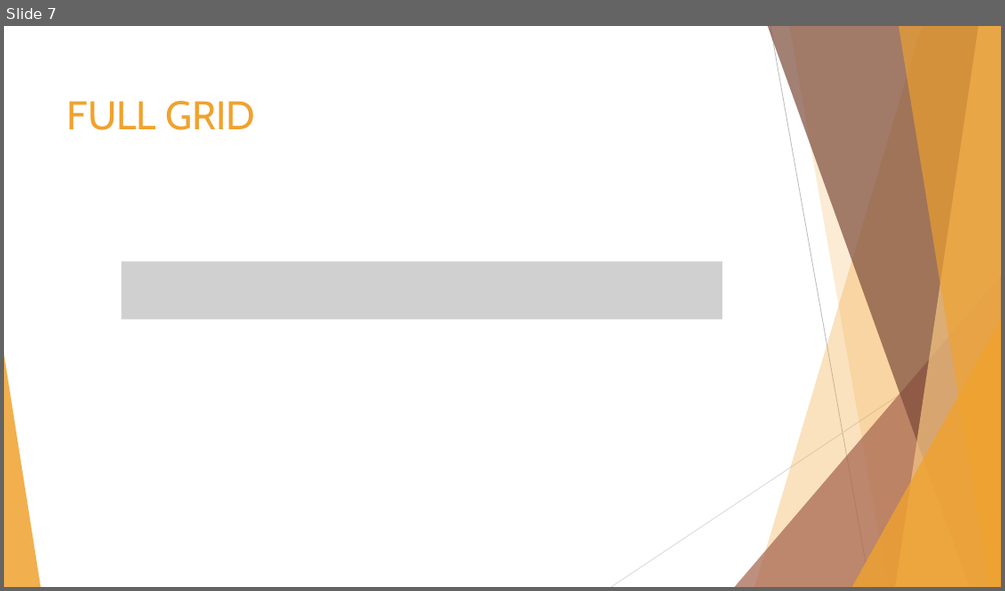
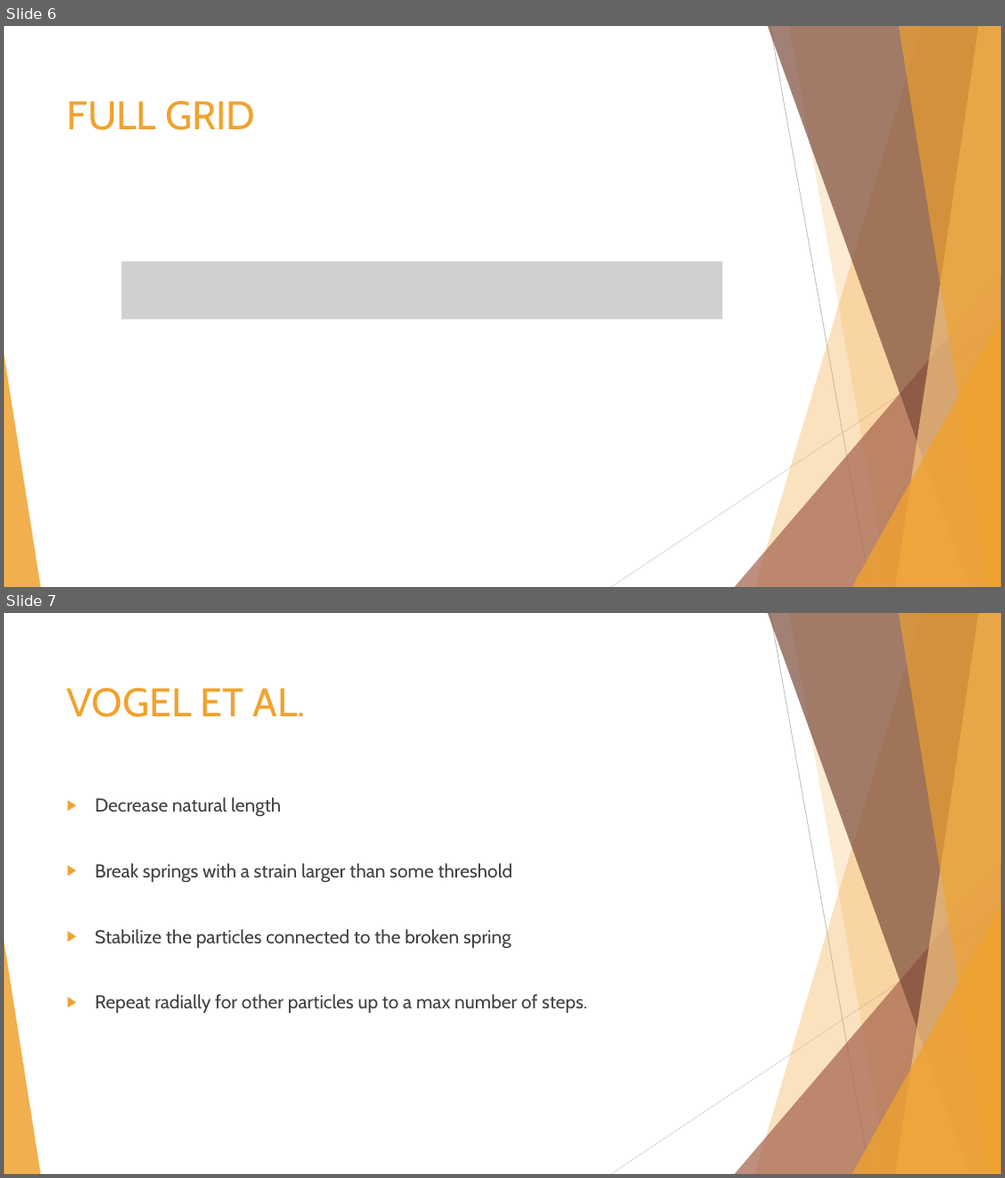
Before and after one commit to lauraBaakman/Introduction-to-Computational-Science, a slide deck: presentation/final/Presentation.pptx. Shown one above the other, each under a label of ours: slide 7 before the commit, slides 6 and 7 after it. The pictures are 1005x591 and 1005x1178 pixels, drawn with LibreOffice and Linux fonts; fonts in the diff are those of the drawing; grey boxes stand for pictures. Boxes give left, top, right and bottom in pixels: in the first picture for what was removed or moved away, otherwise in the second. Text is boxed around its words. In the diff, an @@ line names an element or a change of style, - is before the commit and + after.

Commit message:
Presentation

```diff
--- a/presentation/final/Presentation.pptx
+++ b/presentation/final/Presentation.pptx
@@ slide 7 added at box(4, 613, 1001, 1174), background #FFFFFF; not listed: 10 template elements that a slide beside it also shows @@
@@ title added at box(67, 688, 306, 717), 48 pt, text #F0A22E, small capitals @@
+vogel et al.
@@ text added at box(95, 797, 587, 1013), 18 pt, text #404040 @@
+▶ Decrease natural length
+▶ Break springs with a strain larger than some threshold
+▶ Stabilize the particles connected to the broken spring
+▶ Repeat radially for other particles up to a max number of steps.
@@ what was slide 7 is now slide 6 @@
```
Also in this commit, not shown: 1 other slide added.
